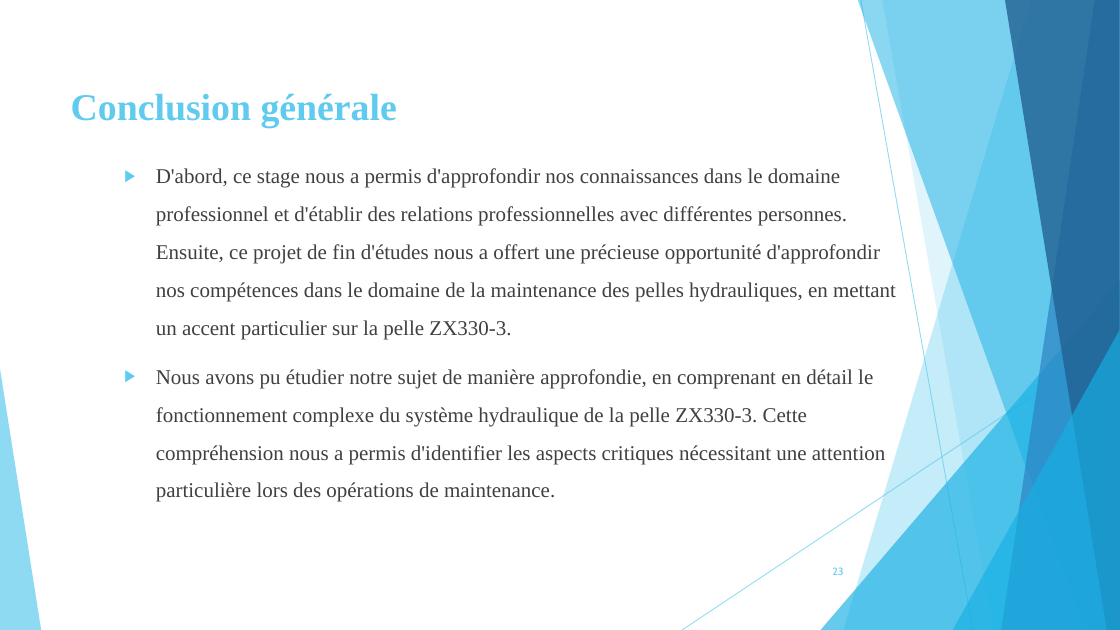
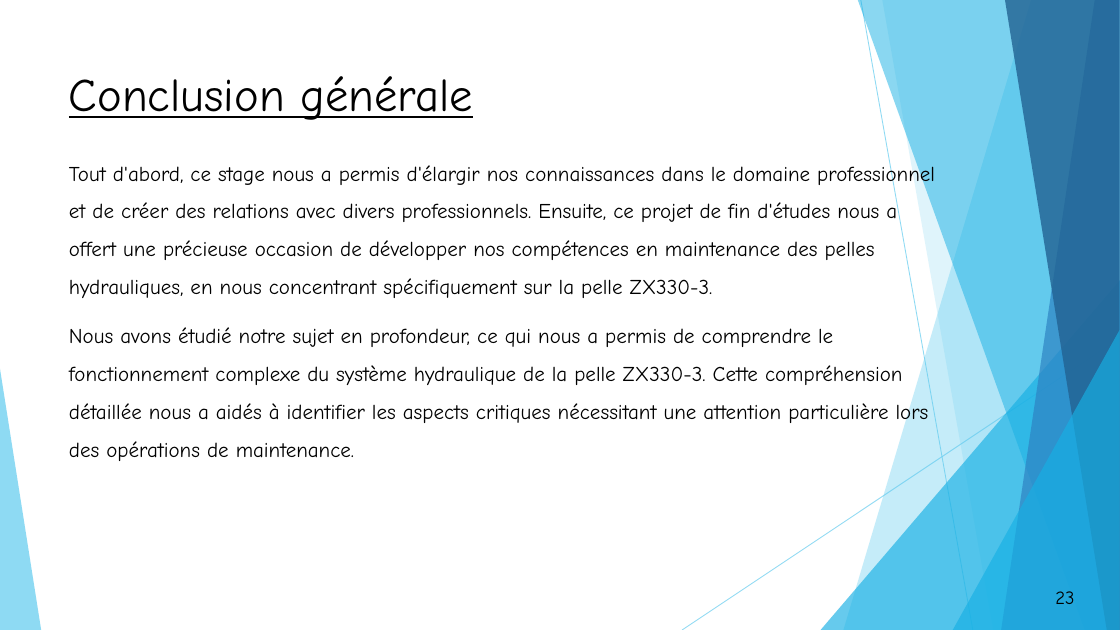
Before and after one commit to OussamaTeyib/PFE_2024, a slide deck: slide 23 of Présentation.pptx. Drawn at 1120x630 pixels with LibreOffice and Linux fonts; fonts in the diff are those of the drawing. Boxes give left, top, right and bottom in pixels: in the first picture for what was removed or moved away, otherwise in the second. Text is boxed around its words. In the diff, an @@ line names an element or a change of style, - is before the commit and + after.

```diff
--- a/Présentation.pptx
+++ b/Présentation.pptx
@@ title "Conclusion générale": place and size @@
-title "Conclusion générale" at [71, 93, 397, 128]
+title "Conclusion générale" at [69, 76, 472, 120]
@@ title "Conclusion générale" at [69, 76, 472, 120]: size 32.4 to 40 pt, font Times New Roman to Comic Neue, text colour #5FCBEF to #000000, bold off, underline on @@
@@ text at [69, 162, 935, 461]: text changed; font Times New Roman to Comic Neue; text colour #404040 to #000000 @@
-▶ D'abord, ce stage nous a permis d'approfondir nos connaissances dans le domaine professionnel et d'établir des relations professionnelles avec différentes personnes. Ensuite, ce projet de fin d'études nous a offert une précieuse opportunité d'approfondir nos compétences dans le domaine de la maintenance des pelles hydrauliques, en mettant un accent particulier sur la pelle ZX330-3.
-▶ Nous avons pu étudier notre sujet de manière approfondie, en comprenant en détail le fonctionnement complexe du système hydraulique de la pelle ZX330-3. Cette compréhension nous a permis d'identifier les aspects critiques nécessitant une attention particulière lors des opérations de maintenance.
+Tout d'abord, ce stage nous a permis d'élargir nos connaissances dans le domaine professionnel et de créer des relations avec divers professionnels. Ensuite, ce projet de fin d'études nous a offert une précieuse occasion de développer nos compétences en maintenance des pelles hydrauliques, en nous concentrant spécifiquement sur la pelle ZX330-3.
+Nous avons étudié notre sujet en profondeur, ce qui nous a permis de comprendre le fonctionnement complexe du système hydraulique de la pelle ZX330-3. Cette compréhension détaillée nous a aidés à identifier les aspects critiques nécessitant une attention particulière lors des opérations de maintenance.
@@ page number: place and size @@
-page number at [832, 567, 843, 575]
+page number at [1032, 581, 1098, 614]
@@ page number at [1032, 581, 1098, 614]: size 9 to 16 pt, font Cabin to Comic Neue, text colour #5FCBEF to #000000; alignment right to centre; fill none to #FFFFFF; outline none to #000000 1.5 pt @@
```
Also in this commit, not shown: 22 other slides changed, 1 slide added, 1 slide removed, 5 other files.
